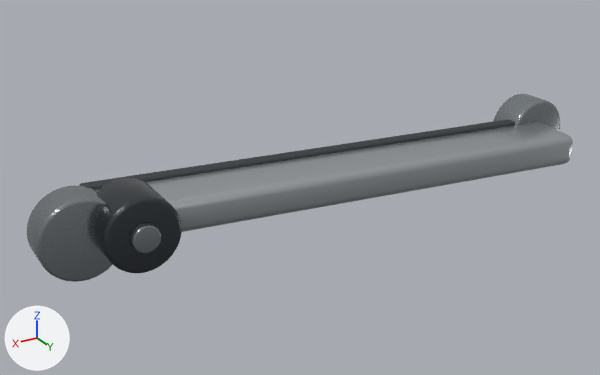
A saved change to the glTF model public/assets/level01-v3/ramp-premium-v3.glb.
Both versions are drawn from a camera (50 mm lens) standing at (5.42, 8.18, 4.03) and looking at (0.41, -0.17, -0.14). Every picture has the same lights, and +X, +Y and +Z are marked at lower left. The older version comes first. Where no turn or scale is listed for an object, it has been applied to the vertices. Vertices at exactly the same position are counted once.

The first picture shows 'EndCap', 'EndCap.001', 'PivotBoss', 'PivotPin', 'RampBody', 'RunningStrip'.
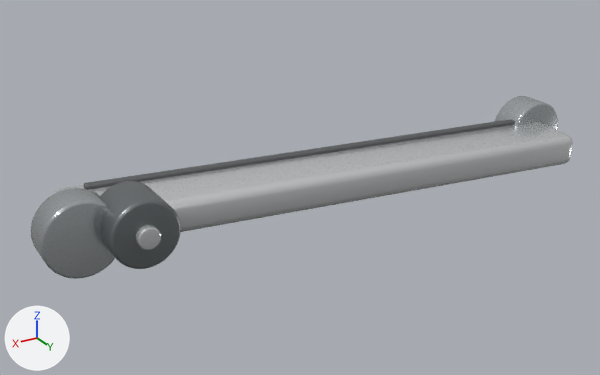
Commit message: Materialize Level 01 premium v3 GLB assets

Patch to the scene script:
```diff
--- a/public/assets/level01-v3/ramp-premium-v3.glb.py
+++ b/public/assets/level01-v3/ramp-premium-v3.glb.py
@@ mat_rubber @@
 mat_rubber = principled_material('Rubber')
-mat_rubber.base_color = (0.035, 0.04, 0.045)  # dark grey #35383c
+mat_rubber.base_color = (0.1, 0.105, 0.11)  # dark grey #595b5d
 mat_rubber.roughness = 0.72
@@ mat_machined_steel @@
 mat_machined_steel = principled_material('Machined steel')
-mat_machined_steel.base_color = (0.32, 0.35, 0.37)  # grey #99a0a4
+mat_machined_steel.base_color = (0.54, 0.57, 0.59)  # light grey #c2c7ca
 mat_machined_steel.metallic = 0.9
@@ me_cube_003 @@
 me_cube_003.from_pydata(...)  # 96 vertices, 188 faces; spans x -3.42..3.42, y -0.95..0.95, z -0.21..0.21
-me_cube_003.materials.append(mat_brushed_aluminium)  # light grey #b6bcbf
+me_cube_003.materials.append(mat_satin_aluminium)  # white #e2e5e6
@@ me_cube_004 @@
-me_cube_004.from_pydata(...)  # 96 vertices, 188 faces; spans x -3.05..3.05, y -0.51..0.51, z -0.23..0.23
+me_cube_004.from_pydata(...)  # 96 vertices, 188 faces; spans x -3.0..3.0, y -0.48..0.48, z -0.23..0.23
+# me_cube_004 part 1: the whole mesh is multiplied about its middle by the matrix ((0.979, -0.039, 0.0), (-0.039, 0.71, 0.0), (0.0, 0.0, 1.017))
 me_cube_004.materials.append(mat_rubber)
@@ me_cylinder_001 @@
-me_cylinder_001.from_pydata(...)  # 768 vertices, 1532 faces; spans x -0.48..0.48, y -0.23..0.23, z -0.48..0.48
+me_cylinder_001.from_pydata(...)  # 768 vertices, 1532 faces; spans x -0.45..0.45, y -0.22..0.22, z -0.45..0.45
+# me_cylinder_001 part 2: 768 of 768 vertices moved; they spanned x -0.48..0.48, y -0.23..0.23, z -0.48..0.48 and now span x -0.45..0.45, y -0.22..0.22, z -0.45..0.45; mean shift (0.0, 0.0, 0.0)
 me_cylinder_001.materials.append(mat_machined_steel)
@@ me_cylinder_002 @@
-me_cylinder_002.from_pydata(...)  # 768 vertices, 1532 faces; spans x -0.44..0.44, y -0.34..0.34, z -0.44..0.44
-me_cylinder_002.materials.append(mat_dark_steel)  # dark grey #505559
+me_cylinder_002.from_pydata(...)  # 768 vertices, 1532 faces; spans x -0.4..0.4, y -0.33..0.33, z -0.4..0.4
+# me_cylinder_002 part 3: 768 of 768 vertices moved; they spanned x -0.44..0.44, y -0.34..0.34, z -0.44..0.44 and now span x -0.4..0.4, y -0.33..0.33, z -0.4..0.4; mean shift (0.0, 0.0, 0.0)
+me_cylinder_002.materials.append(mat_dark_steel_accent)  # grey #818689
@@ me_cylinder_003 @@
-me_cylinder_003.from_pydata(...)  # 512 vertices, 1020 faces; spans x -0.16..0.16, y -0.425..0.425, z -0.16..0.16
-me_cylinder_003.materials.append(mat_machined_steel)  # grey #99a0a4
+me_cylinder_003.from_pydata(...)  # 512 vertices, 1020 faces; spans x -0.13..0.13, y -0.42..0.42, z -0.13..0.13
+# me_cylinder_003 part 4: 512 of 512 vertices moved; they spanned x -0.16..0.16, y -0.425..0.425, z -0.16..0.16 and now span x -0.13..0.13, y -0.42..0.42, z -0.13..0.13; mean shift (0.0, 0.0, 0.0)
+me_cylinder_003.materials.append(mat_satin_aluminium)  # white #e2e5e6
@@ ob_runningstrip @@
 ob_runningstrip = bpy.data.objects.new('RunningStrip', me_cube_004)
-ob_runningstrip.location = (0.0, -0.3, 0.02)
+ob_runningstrip.location = (0.0, -0.31, 0.02)
@@ ob_endcap @@
 ob_endcap = bpy.data.objects.new('EndCap', me_cylinder)
-ob_endcap.location = (-3.33, 0.0, 0.02)
+ob_endcap.location = (-3.32, 0.0, 0.02)
@@ ob_endcap_001 @@
 ob_endcap_001 = bpy.data.objects.new('EndCap.001', me_cylinder_001)
-ob_endcap_001.location = (3.33, 0.0, 0.02)
+ob_endcap_001.location = (3.32, 0.0, 0.02)
@@ ob_pivotboss @@
 ob_pivotboss = bpy.data.objects.new('PivotBoss', me_cylinder_002)
-ob_pivotboss.location = (2.75, 0.18, 0.05)
+ob_pivotboss.location = (2.72, 0.18, 0.05)
@@ ob_pivotpin @@
 ob_pivotpin = bpy.data.objects.new('PivotPin', me_cylinder_003)
-ob_pivotpin.location = (2.75, 0.18, 0.05)
+ob_pivotpin.location = (2.72, 0.18, 0.05)
```

Location of each change, [x1, y1, x2, y2] in pixels of the pictures (600 x 375 px):
'RampBody', recoloured (light grey to white): [78, 121, 573, 232] in both
'EndCap.001', recoloured, reshaped, moved (6% shorter): before [27, 185, 113, 282]; after [31, 188, 115, 279]
'PivotBoss', recoloured, reshaped, moved (7% shorter): before [96, 178, 182, 273]; after [100, 181, 181, 269]
'RunningStrip', recoloured, reshaped, moved: before [79, 119, 515, 190]; after [83, 119, 515, 190]
'EndCap', recoloured, moved: before [493, 94, 560, 131]; after [494, 96, 558, 130]
'PivotPin', recoloured, reshaped, moved (grey to white, 16% narrower, 16% shorter): before [130, 223, 161, 253]; after [135, 225, 161, 250]
